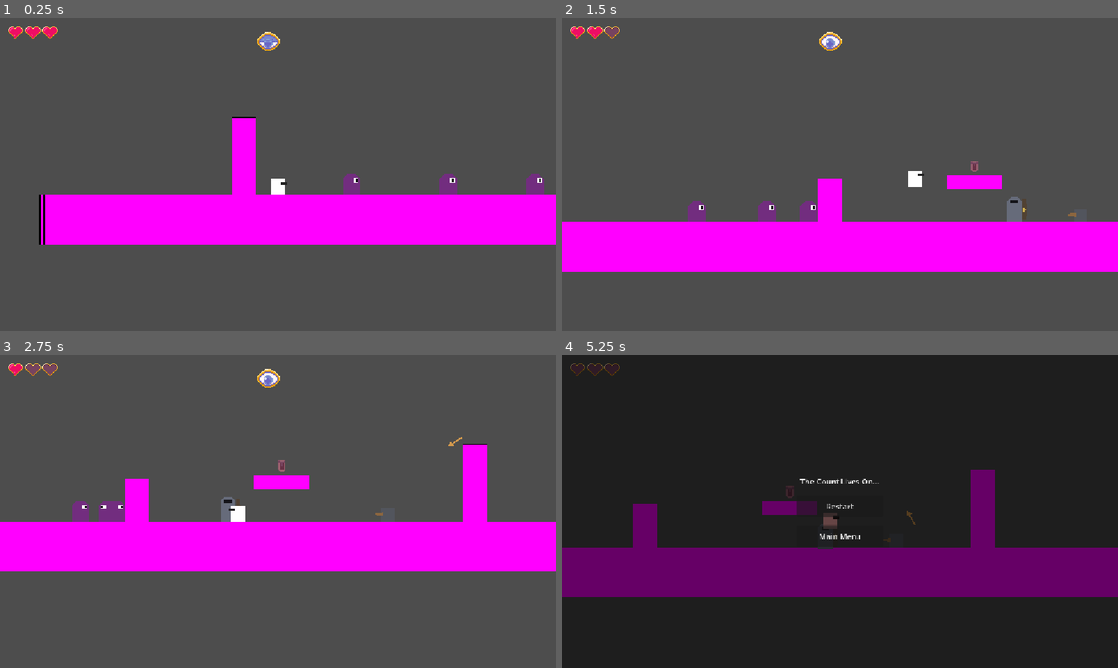
Above: before the commit, frames 1-4 (two rows, left to right).
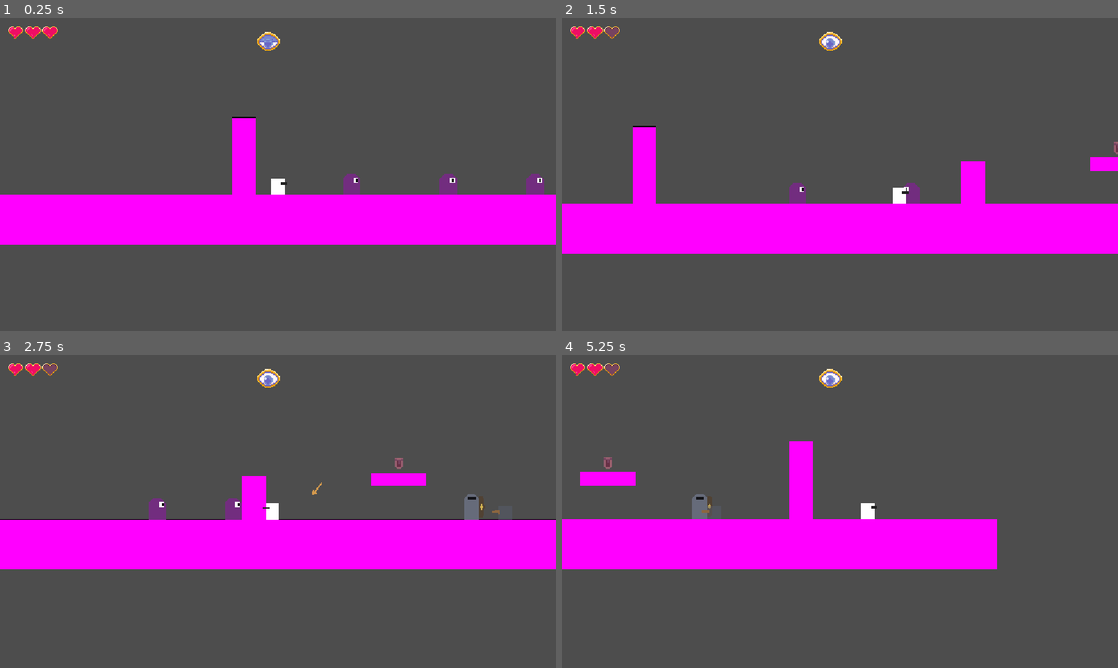
Above: after the commit, the same moments.

Repository: cachandlerdev/gmtk-2026
Game: Godot game, scene res://scenes/levels/enemy_test_level.tscn
Two runs of this game, one before a commit and one after it. Both use one fixed random seed, a clock stepped at 60 frames per second and the inputs below.
Inputs (mouse positions are in pixels of both pictures, inside the frame that each line leads up to):
- Up to frame 1 (0.25 s): no input
- Up to frame 2 (1.5 s): move the mouse to (962, 158) at 0.52 s; hold D (move_right) from 0.53 s (still down); tap Shift (dash) at 0.6 s; tap Space (jump) at 0.77 s; click (962, 158) at 0.8 s; move the mouse to (728, 190) at 1.27 s; click (728, 190) at 1.35 s
- Up to frame 3 (2.75 s): tap Space (jump) at 1.52 s; tap Shift (dash) at 1.55 s; move the mouse to (333, 442) at 2.02 s; release D (move_right) at 2.03 s; hold A (move_left) from 2.03 s (still down); right-click (333, 442) at 2.1 s; click (333, 442) at 2.3 s
- Up to frame 4 (5.25 s): move the mouse to (812, 574) at 2.77 s; release A (move_left) at 2.78 s; hold D (move_right) 2.78-4.28 s; tap S (aim_down) at 2.85 s; tap Space (jump) at 3.02, 3.77, 4.52 s; tap Shift (dash) at 3.05, 4.35 s; move the mouse to (1006, 558) at 3.52 s; tap W (aim_up) at 3.6 s; click (1006, 558) at 3.8 s; move the mouse to (673, 464) at 4.27 s; hold A (move_left) 4.28-5.03 s; move the mouse to (867, 511) at 5.02 s; hold D (move_right) from 5.03 s (still down); tap E (interact) at 5.1 s

The runs differ from the first frame. In frame 1, 1.2% of the frame differs, in the area x 0-9%, y 56-73%; in frame 2, 14%; in frame 3, 5.5%; in frame 4, 100%, in the area x 0-100%, y 0-100%.

Commit message:
feat: add an enemy spawner system (only partially tested because it's 1am and I'm done for the day. It worked in some of the tests earlier and the code's pretty straightforward)

Diff:
--- /dev/null
+++ b/scenes/assets/enemy_spawner.tscn
@@ -0,0 +1,16 @@
+[gd_scene format=3 uid="uid://bjclvr2cm5rl6"]
+
+[ext_resource type="Texture2D" uid="uid://kppng5apsbmx" path="res://assets/sprites/wooden_door_sheet_fixed.png" id="1_ojcdd"]
+[ext_resource type="Script" uid="uid://dal58b3pxdy71" path="res://scripts/enemy_spawner.gd" id="1_vbd4t"]
+
+[node name="EnemySpawner" type="Node2D" unique_id=1347671679]
+script = ExtResource("1_vbd4t")
+
+[node name="Sprite2D" type="Sprite2D" parent="." unique_id=194630024]
+position = Vector2(-3, -20)
+texture = ExtResource("1_ojcdd")
+
+[node name="CooldownTimer" type="Timer" parent="." unique_id=729131540]
+wait_time = 10.0
+
+[connection signal="timeout" from="CooldownTimer" to="." method="_on_cooldown_timer_timeout"]
--- a/scenes/levels/enemy_test_level.tscn
+++ b/scenes/levels/enemy_test_level.tscn
@@ -3,6 +3,7 @@
 [ext_resource type="Script" uid="uid://bstmcf7qytjor" path="res://scripts/enemy_test_level.gd" id="1_d021f"]
 [ext_resource type="PackedScene" uid="uid://cbiwligtyk4rw" path="res://scenes/player/player.tscn" id="1_player"]
 [ext_resource type="PackedScene" uid="uid://dflaegho8tscr" path="res://scenes/assets/floor.tscn" id="2_floor"]
+[ext_resource type="PackedScene" uid="uid://bjclvr2cm5rl6" path="res://scenes/assets/enemy_spawner.tscn" id="3_cvmpx"]
 [ext_resource type="PackedScene" uid="uid://bpna2cn0m2djl" path="res://scenes/assets/enemy.tscn" id="3_enemy"]
 [ext_resource type="PackedScene" uid="uid://d0k1b4mo45a22" path="res://scenes/assets/shieldbearer.tscn" id="4_shield"]
 [ext_resource type="PackedScene" uid="uid://d047j530r088n" path="res://scenes/assets/projectile_thrower.tscn" id="5_thrower"]
@@ -13,6 +14,10 @@
 
 [node name="GroundMain" parent="." unique_id=429960127 instance=ExtResource("2_floor")]
 position = Vector2(700, 200)
+scale = Vector2(2.7, 1)
+
+[node name="GroundMain2" parent="." unique_id=26143825 instance=ExtResource("2_floor")]
+position = Vector2(-1491, 200)
 scale = Vector2(2.7, 1)
 
 [node name="WallLeft" parent="." unique_id=1837385516 instance=ExtResource("2_floor")]
@@ -54,3 +59,10 @@
 [node name="Switch" parent="." unique_id=248714063 instance=ExtResource("6_switch")]
 position = Vector2(1000, 51)
 targets = Array[NodePath]([NodePath("../ProjectileThrower")])
+
+[node name="EnemySpawner" parent="." unique_id=1567161472 instance=ExtResource("3_cvmpx")]
+position = Vector2(-608, 148)
+scale = Vector2(2, 2)
+spawn_right_away = true
+spawn_cooldown = 4.0
+enemy_prototype = "uid://bpna2cn0m2djl"
--- /dev/null
+++ b/scripts/enemy_spawner.gd
@@ -0,0 +1,91 @@
+extends Node2D
+
+
+enum Type {Infinite, FixedNumberOfEnemies, MaxNumberOfEnemies}
+
+
+@export_group("Spawn Settings")
+## Determines whether the spawner can start firing immediately, or whether it
+## should wait for a specified command
+@export var spawn_right_away: bool = false
+
+## The spawn type to use.
+## Infinite means that an infinite number of enemies can be spawned, each one
+## at a periodic time interval.
+## FixedNumberOfEnemies means that the spawner will spawn in X number of enemies
+## and then not spawn anything more.
+## MaxNumberOfEnemies means that the spawner is allowed to have a maximum of X
+## enemies alive at once, but after an enemy dies, it can spawn in 1 more.
+@export var spawn_type = Type.Infinite
+## The amount of time that the spawner will wait between trying to spawn
+@export var spawn_cooldown: float = 10.0
+## When using FixedNumberOfEnemies, this is the max number that the spawner can
+## ever spawn unless it is reset. When using MaxNumberOfEnemies, this is the max
+## count that can be alive at one time.
+@export var number_of_enemies: int = 5
+## Specifies the type of enemy to spawn
+@export_file var enemy_prototype: String
+
+## Controls when to start spawning
+var _should_spawn: bool
+
+## A ref to the spawned enemies. Only matters for FixedNumberOfEnemies
+var _enemies_spawned = []
+## The number of enemies that have been spawned. Only matters for MaxNumberOfEnemies
+var _number_of_enemies_spawned: int = 0
+
+
+@onready var cooldown_timer: Timer = $CooldownTimer
+
+
+# Called when the node enters the scene tree for the first time.
+func _ready() -> void:
+	_should_spawn = spawn_right_away
+	cooldown_timer.wait_time = spawn_cooldown
+	cooldown_timer.start()
+
+
+# Called every frame. 'delta' is the elapsed time since the previous frame.
+func _process(delta: float) -> void:
+	pass
+
+
+## Tell the spawner that it should start spitting out enemies
+func start_spawning() -> void:
+	_should_spawn = true
+
+
+## Returns whether the settings allow an enemy to be spawned now
+func can_spawn() -> bool:
+	return spawn_type == Type.Infinite or (
+		spawn_type == Type.FixedNumberOfEnemies and
+		_number_of_enemies_spawned < number_of_enemies) or (
+			spawn_type == Type.MaxNumberOfEnemies and
+			_enemies_spawned.size() < number_of_enemies
+		)
+
+
+## Reset the properties for this spawner. (e.g. it used up its 5 enemies, but
+## we're resetting it so it can spawn all 5 back in again.)
+## This does not affect the lifespan of existing spawned enemies
+func reset_spawn_properties() -> void:
+	_number_of_enemies_spawned = 0
+	_enemies_spawned.clear()
+
+
+## Cooldown ended. Spawn an enemy if possible
+func _on_cooldown_timer_timeout() -> void:
+	print(can_spawn)
+	print(_should_spawn)
+	if can_spawn() and _should_spawn:
+		_spawn_enemy()
+
+
+## Spawn the enemy
+func _spawn_enemy() -> void:
+	print("spawn_enemy")
+	var new_enemy = load(enemy_prototype).instantiate()
+
+	#add_child(new_enemy)
+	_number_of_enemies_spawned += 1
+	_enemies_spawned.append(new_enemy)
--- a/scripts/game_mode.gd
+++ b/scripts/game_mode.gd
@@ -28,7 +28,6 @@
 
 # Called every frame. 'delta' is the elapsed time since the previous frame.
 func _process(delta: float) -> void:
-	print(_num_of_alert_guards)
 	pass
 
 
--- a/scripts/player.gd
+++ b/scripts/player.gd
@@ -22,6 +22,12 @@
 ## How much gravity gets applied while hover aiming.
 @export var HOVER_AIM_GRAVITY_FACTOR: float = 0.7
 
+# How long knockback lasts when taking damage
+@export var KNOCKBACK_DURATION: float = 0.15
+
+# How much of an effect knockback has
+@export var KNOCKBACK_FACTOR: float = 0.1
+
 const COYOTE_FRAMES = 6
 const MAX_HEARTS = 3
 
@@ -74,6 +80,9 @@
 
 var _hearts: int = MAX_HEARTS
 var _is_dead: bool = false
+
+# Tracks knockback effects
+var _is_knocked_back: bool = false
 
 
 func _ready() -> void:
@@ -160,6 +169,10 @@
 	if _hearts <= 0:
 		die()
 
+	_is_knocked_back = true
+	await get_tree().create_timer(KNOCKBACK_DURATION).timeout
+	_is_knocked_back = false
+
 
 func get_hearts() -> int:
 	return _hearts
@@ -321,10 +334,14 @@
 	if _is_melee_attacking:
 		actual_melee_factor = MELEE_THRUST_VELOCITY
 
+	var actual_knockback_factor = 1.0
+	if _is_knocked_back:
+		actual_knockback_factor = -1 * KNOCKBACK_FACTOR
+
 	var target_velocity = 0
 	if _player_wants_to_move:
 		target_velocity = (
-			_direction * SPEED * actual_dash_factor * actual_melee_factor * _surface_mods.speed_factor
+			_direction * SPEED * actual_dash_factor * actual_melee_factor * _surface_mods.speed_factor * actual_knockback_factor
 		)
 
 	var use_inertia := (
Binary file added: assets/sprites/wooden_door_sheet_fixed.png
Not shown, added: assets/sprites/wooden_door_sheet_fixed.png.import
Not shown, added: scripts/enemy_spawner.gd.uid
